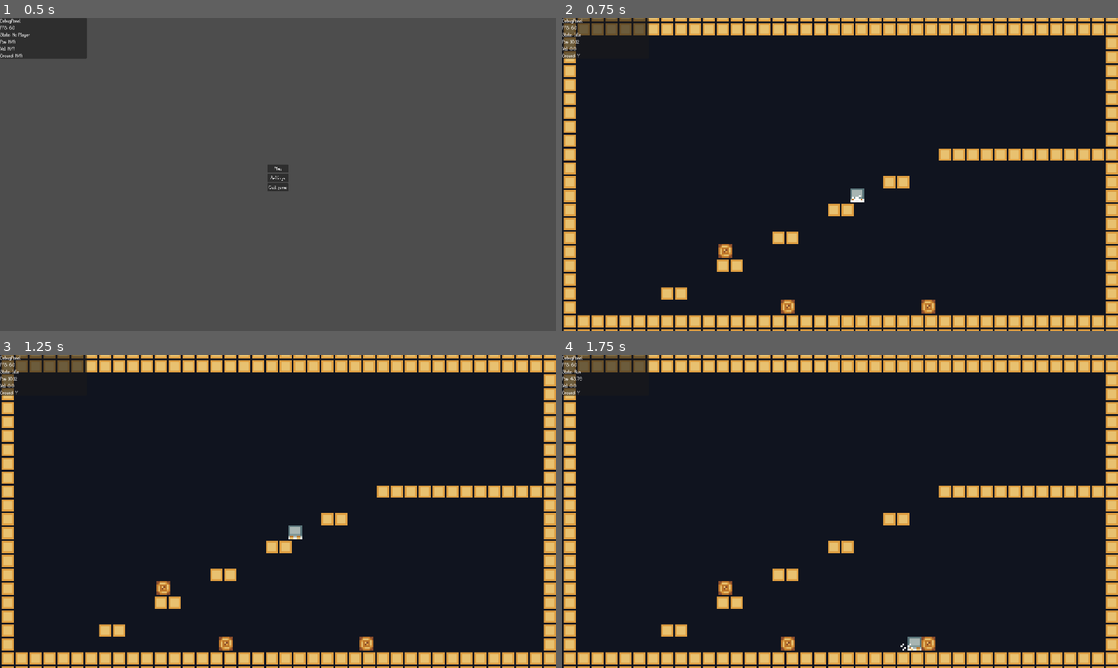
Above: before the commit, frames 1-4 (two rows, left to right).
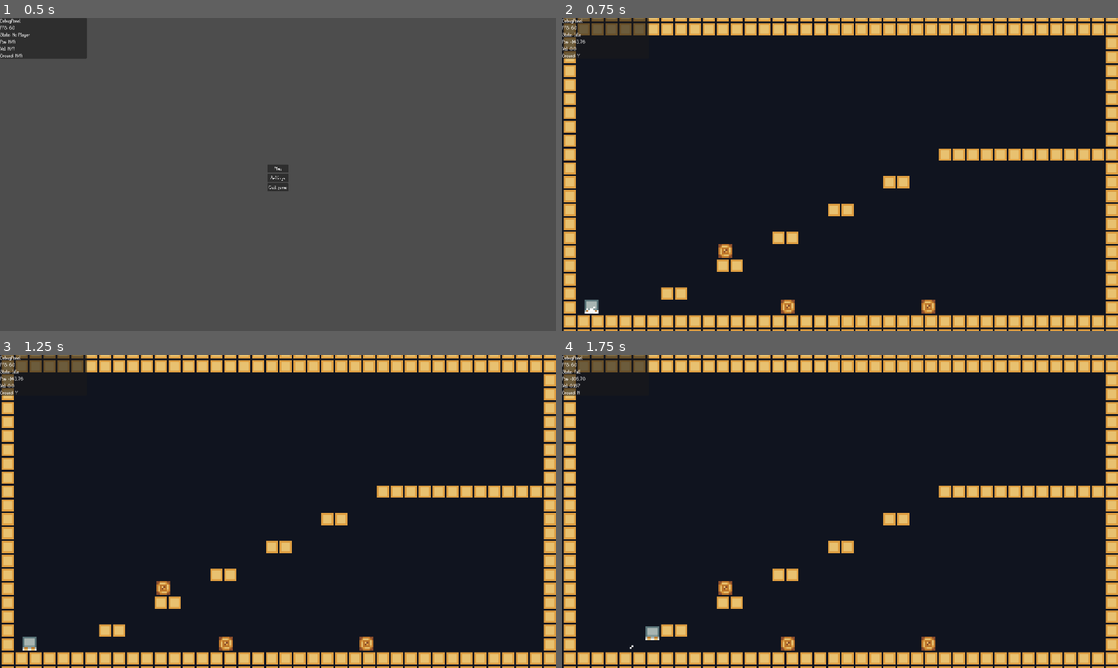
Above: after the commit, the same moments.

Repository: LeZellus/pistonprecision
Game: Godot game, scene res://scenes/worlds/MainScene.tscn
Same seed, same stepped clock (60 frames per second), same inputs: the game is played once before the commit and once after it.
Inputs:
- Up to frame 1 (0.5 s): no input
- Up to frame 2 (0.75 s): click "Play" at 0.5 s
- Up to frame 3 (1.25 s): no input
- Up to frame 4 (1.75 s): tap Enter at 1.25 s; hold D (move_right) from 1.28 s (still down); tap Space (jump) at 1.52 s

Frame 1 is identical in both runs. In frame 2, 0.3% of the frame differs, in the area x 1-55%, y 6-95%; in frame 3, 0.3%; in frame 4, 0.3%, in the area x 1-65%, y 4-95%.

Commit message:
rework spawn system with scene manager

Diff:
--- a/data/worlds/world_01.tres
+++ b/data/worlds/world_01.tres
@@ -10,7 +10,9 @@
 connections = {
 "right": "room_02"
 }
-spawn_points = {}
+spawn_points = {
+"default": Vector2(0, 5)
+}
 
 [sub_resource type="Resource" id="Resource_ggvit"]
 script = ExtResource("1_7kiyk")
--- a/scenes/worlds/world_01/room_01.tscn
+++ b/scenes/worlds/world_01/room_01.tscn
@@ -15,7 +15,8 @@
 [node name="Room01" type="Node2D"]
 
 [node name="SpawnPoint" parent="." instance=ExtResource("1_va5oy")]
-position = Vector2(-143, 64)
+position = Vector2(-143, 69)
+script = null
 
 [node name="PushableObject" parent="." instance=ExtResource("1_ku13x")]
 position = Vector2(51, 76)
--- a/scripts/GameLevel.gd
+++ b/scripts/GameLevel.gd
@@ -77,23 +77,6 @@
 	SceneManager.initialize_with_player(player_scene)
 	await SceneManager.load_world(starting_world, starting_room)
 
-	# Attendre que tout soit stable
-	await get_tree().process_frame
-
-	if SceneManager.player:
-		SceneManager.player.global_position = player_spawn_position
-		SceneManager.player.velocity = Vector2.ZERO
-
-		# Debug simple
-		print("Joueur final - Position: ", SceneManager.player.global_position)
-		print("Joueur final - Visible: ", SceneManager.player.visible)
-
-		# ESSAI: Forcer la visibilité
-		SceneManager.player.visible = true
-		SceneManager.player.modulate = Color.WHITE
-	else:
-		print("ERREUR: Pas de joueur trouvé!")
-
 	print("=== Initialisation terminée ===")
 
 # === GESTION DE LA PAUSE ===
--- a/scripts/managers/SceneManager.gd
+++ b/scripts/managers/SceneManager.gd
@@ -67,8 +67,8 @@
 
 	await load_room(room_id)
 
-func load_room(room_id: String):
-	print("=== DÉBUT load_room: ", room_id, " ===")
+func load_room(room_id: String, from_direction: String = ""):
+	print("=== DÉBUT load_room: ", room_id, " depuis: ", from_direction, " ===")
 	if not current_world:
 		push_error("Aucun monde chargé")
 		return
@@ -79,14 +79,11 @@
 		return
 
 	current_room = room_data
-	print("Room data trouvée: ", room_data.scene_path)
 
 	# Supprimer l'ancienne salle
 	if current_room_node and is_instance_valid(current_room_node):
-		print("Suppression ancienne salle: ", current_room_node.name)
 		current_room_node.queue_free()
 		await current_room_node.tree_exited
-		print("Ancienne salle supprimée")
 
 	# Charger la nouvelle salle
 	var room_scene = load(room_data.scene_path)
@@ -94,22 +91,20 @@
 		push_error("Impossible de charger: " + room_data.scene_path)
 		return
 
-	print("Instanciation nouvelle salle...")
 	current_room_node = room_scene.instantiate()
 	current_room_node.name = "CurrentRoom"
 	world_container.add_child(current_room_node)
-	print("Nouvelle salle ajoutée: ", current_room_node.name)
 
-	# S'assurer que le joueur reste au-dessus
+	# NOUVEAU : Positionner le joueur au bon spawn
 	if player and is_instance_valid(player):
-		print("Déplacement joueur au premier plan...")
 		world_container.move_child(player, -1)
-		print("Position joueur dans la hiérarchie: ", player.get_index())
-		print("Position joueur globale: ", player.global_position)
-	else:
-		print("ATTENTION: Pas de joueur à déplacer!")
 
-	print("=== FIN load_room ===")
+		# Utiliser le système de spawn unifié
+		var spawn_pos = _get_spawn_position_for_room(current_room_node, from_direction)
+		player.global_position = spawn_pos
+		player.velocity = Vector2.ZERO
+
+		print("Joueur positionné au spawn: ", spawn_pos)
 
 # === CLEANUP METHOD ===
 func cleanup_world():
@@ -135,22 +130,18 @@
 	if not next_room_id:
 		return
 
-	# Sauvegarder la vélocité du joueur
+	# Sauvegarder la vélocité
 	var preserved_velocity = player.velocity if player and is_instance_valid(player) else Vector2.ZERO
 
-	# Calculer la nouvelle position
-	var new_position = _calculate_transition_position(direction)
-
-	# Commencer la transition sur le joueur
+	# Commencer la transition
 	if player and is_instance_valid(player) and player.has_method("start_room_transition"):
 		player.start_room_transition()
 
-	# Charger la nouvelle salle
-	await load_room(next_room_id)
+	# Charger avec la direction d'origine
+	await load_room(next_room_id, direction)
 
-	# Repositionner le joueur
+	# Restaurer la vélocité
 	if player and is_instance_valid(player):
-		player.global_position = new_position
 		player.velocity = preserved_velocity
 
 func _calculate_transition_position(direction: String) -> Vector2:
@@ -171,6 +162,19 @@
 
 	return current_pos
 
+func _get_spawn_position_for_room(room_node: Node2D, from_direction: String = "") -> Vector2:
+	# 1. Chercher un SpawnPoint dans la salle
+	var spawn_point = room_node.get_node_or_null("SpawnPoint")
+	if spawn_point:
+		return spawn_point.global_position
+
+	# 2. Utiliser les spawn_points du RoomData si définis
+	if current_room and current_room.spawn_points.has("from_" + from_direction):
+		return current_room.spawn_points["from_" + from_direction]
+
+	# 3. Position par défaut au centre de la salle
+	return Vector2(ROOM_SIZE.x * 0.1, ROOM_SIZE.y * 0.8)  # Position sûre
+
 # === GETTERS ===
 func get_current_room_id() -> String:
 	return current_room.room_id if current_room else ""
--- a/scripts/managers/SpawnManager.gd
+++ b/scripts/managers/SpawnManager.gd
@@ -1,3 +1,4 @@
+# scripts/managers/SpawnManager.gd - Version mise à jour
 extends Node
 
 var current_spawn_id: String = "default"
@@ -5,60 +6,81 @@
 func _ready():
 	name = "SpawnManager"
 
+# NOUVEAU : Méthode principale qui utilise SceneManager
+func respawn_player_at_current_room():
+	"""Respawn le joueur dans la salle actuelle au bon spawn point"""
+	var spawn_position = get_current_room_spawn_position()
+
+	if SceneManager.player and is_instance_valid(SceneManager.player):
+		SceneManager.player.global_position = spawn_position
+		SceneManager.player.velocity = Vector2.ZERO
+		print("Joueur respawné via SpawnManager à: ", spawn_position)
+	else:
+		push_error("SpawnManager: Aucun joueur trouvé pour respawn")
+
+func get_current_room_spawn_position() -> Vector2:
+	"""Obtient la position de spawn pour la salle actuelle"""
+	# 1. SpawnPoint dans la salle actuelle
+	if SceneManager.current_room_node:
+		var spawn_point = SceneManager.current_room_node.get_node_or_null("SpawnPoint")
+		if spawn_point:
+			return spawn_point.global_position
+
+	# 2. RoomData spawn points
+	if SceneManager.current_room and SceneManager.current_room.spawn_points.has("default"):
+		return SceneManager.current_room.spawn_points["default"]
+
+	# 3. Chercher par ID dans la salle
+	var spawn_by_id = _find_spawn_by_id(current_spawn_id)
+	if spawn_by_id != Vector2.ZERO:
+		return spawn_by_id
+
+	# 4. Fallback : spawn par défaut
+	return Vector2(32, 96)
+
+func _find_spawn_by_id(spawn_id: String) -> Vector2:
+	"""Cherche un spawn point par ID dans la salle actuelle"""
+	if not SceneManager.current_room_node:
+		return Vector2.ZERO
+
+	var spawn_points = SceneManager.current_room_node.get_children().filter(
+		func(node): return node.is_in_group("spawn_points")
+	)
+
+	for spawn in spawn_points:
+		if spawn.spawn_id == spawn_id:
+			return spawn.global_position
+
+	return Vector2.ZERO
+
+# LEGACY : Garder pour compatibilité mais adapter
 func set_spawn_point(spawn_id: String):
 	"""Définit le point de spawn actuel"""
 	current_spawn_id = spawn_id
 	print("Spawn point défini: ", spawn_id)
 
 func get_spawn_position() -> Vector2:
-	"""Retourne la position du spawn actuel"""
-	var spawn_points = get_tree().get_nodes_in_group("spawn_points")
-
-	# Chercher le spawn avec l'ID actuel
-	for spawn in spawn_points:
-		if spawn.spawn_id == current_spawn_id:
-			return spawn.global_position
-
-	# Fallback: chercher le spawn par défaut
-	for spawn in spawn_points:
-		if spawn.is_default_spawn:
-			return spawn.global_position
-
-	# Fallback ultime
-	print("ATTENTION: Aucun spawn point trouvé!")
-	return Vector2(32, 96)
+	"""LEGACY - Redirige vers la nouvelle méthode"""
+	return get_current_room_spawn_position()
 
 func respawn_player(reset_room: bool = false):
-	"""Téléporte le joueur au spawn actuel"""
+	"""LEGACY - Respawn avec option de reset"""
 	if reset_room:
 		await _reset_current_room()
 	else:
-		_simple_respawn()
-
-func _simple_respawn():
-	"""Respawn simple sans recharger la room"""
-	var player = get_tree().get_first_node_in_group("player")
-	if not player:
-		print("ERREUR: Aucun joueur trouvé pour respawn")
-		return
-
-	var spawn_pos = get_spawn_position()
-	player.global_position = spawn_pos
-	player.velocity = Vector2.ZERO
-
-	print("Joueur respawné à: ", spawn_pos)
+		respawn_player_at_current_room()
 
 func _reset_current_room():
 	"""Recharge la room entière puis respawn"""
 	var current_room_id = SceneManager.get_current_room_id()
 	if current_room_id == "":
 		print("ERREUR: Aucune room actuelle trouvée")
-		_simple_respawn()
+		respawn_player_at_current_room()
 		return
 
-	# Recharger la room
+	# Recharger la room via SceneManager
 	await SceneManager.load_room(current_room_id)
 
 	# Respawn après rechargement
-	await get_tree().process_frame  # Attendre que tout soit stable
-	_simple_respawn()
+	await get_tree().process_frame
+	respawn_player_at_current_room()
--- a/scripts/objects/DeathZone.gd
+++ b/scripts/objects/DeathZone.gd
@@ -1,3 +1,4 @@
+# scripts/objects/DeathZone.gd - Version corrigée
 extends Area2D
 class_name DeathZone
 
@@ -8,10 +9,53 @@
 	if body.is_in_group("player"):
 		print("Joueur mort dans la deathzone!")
 
-		# Utiliser le système de spawn
-		SpawnManager.respawn_player(true)
+		# Utiliser le système de spawn unifié via SceneManager
+		_respawn_player()
 
-		# Optionnel: notifier le GameManager pour les stats
+		# Notifier le GameManager pour les stats
 		var game_manager = get_node("/root/GameManager")
-		if game_manager and game_manager.has_method("player_die"):
-			game_manager.player_die()
+		if game_manager and game_manager.has_method("player_died"):
+			game_manager.player_died.emit()
+
+func _respawn_player():
+	# Obtenir la position de spawn de la salle actuelle
+	var spawn_position = _get_current_room_spawn()
+
+	# Téléporter le joueur
+	if SceneManager.player and is_instance_valid(SceneManager.player):
+		SceneManager.player.global_position = spawn_position
+		SceneManager.player.velocity = Vector2.ZERO
+
+		# Optionnel : petit effet de respawn
+		_play_respawn_effects()
+
+		print("Joueur respawné à: ", spawn_position)
+	else:
+		push_error("Impossible de respawn : joueur non trouvé")
+
+func _get_current_room_spawn() -> Vector2:
+	# 1. Chercher un SpawnPoint dans la salle actuelle
+	if SceneManager.current_room_node:
+		var spawn_point = SceneManager.current_room_node.get_node_or_null("SpawnPoint")
+		if spawn_point:
+			return spawn_point.global_position
+
+	# 2. Utiliser les spawn_points du RoomData si définis
+	if SceneManager.current_room and SceneManager.current_room.spawn_points.has("default"):
+		return SceneManager.current_room.spawn_points["default"]
+
+	# 3. Position par défaut sécurisée
+	return Vector2(32, 96)  # Position par défaut comme dans votre SpawnManager
+
+func _play_respawn_effects():
+	# Shake caméra
+	var camera = get_viewport().get_camera_2d()
+	if camera and camera.has_method("shake"):
+		camera.shake(3.0, 0.2)
+
+	# Son de mort/respawn
+	AudioManager.play_sfx("player/death", 0.3)
+
+	# Particules de respawn (optionnel)
+	if SceneManager.player:
+		ParticleManager.emit_dust(SceneManager.player.global_position, 0.0)
